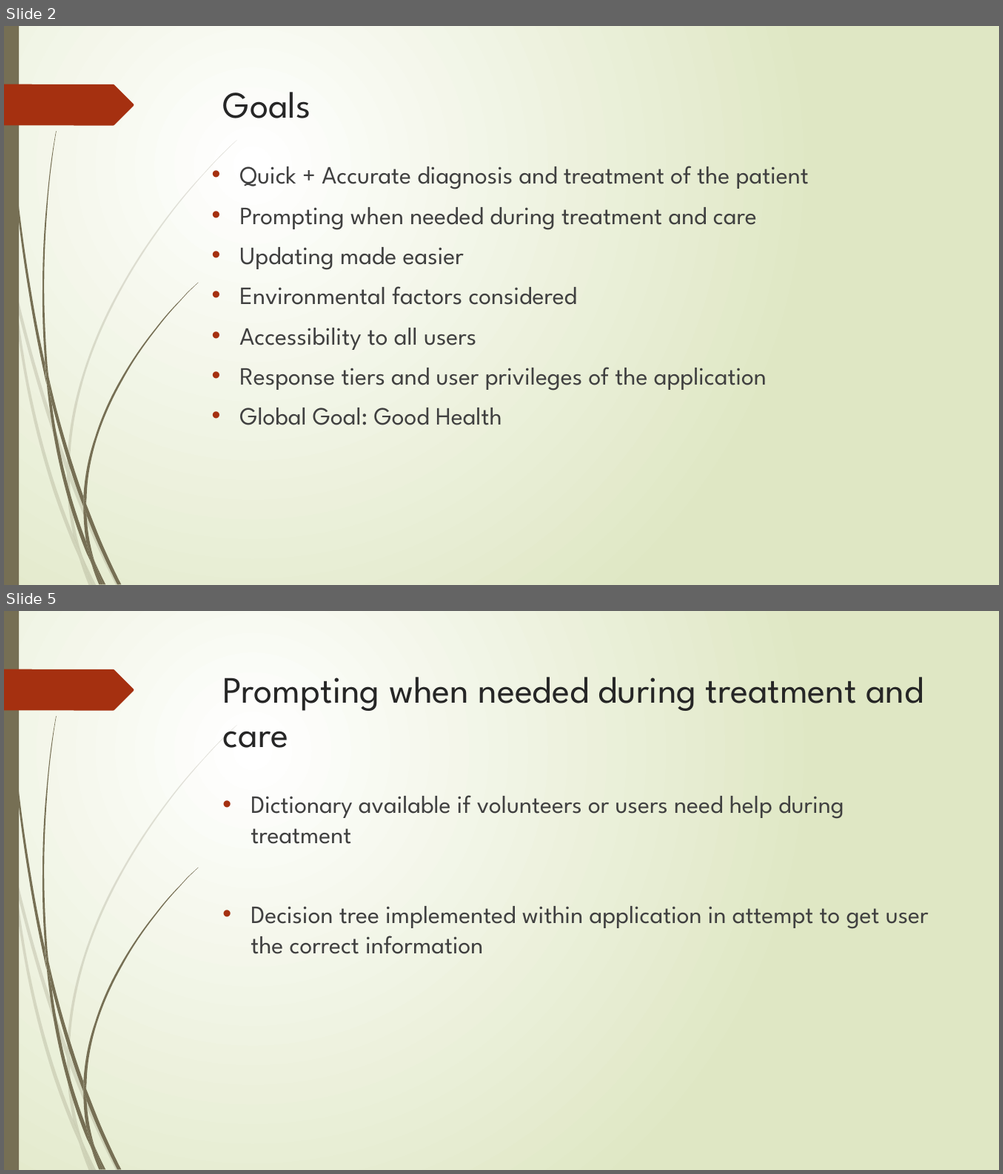
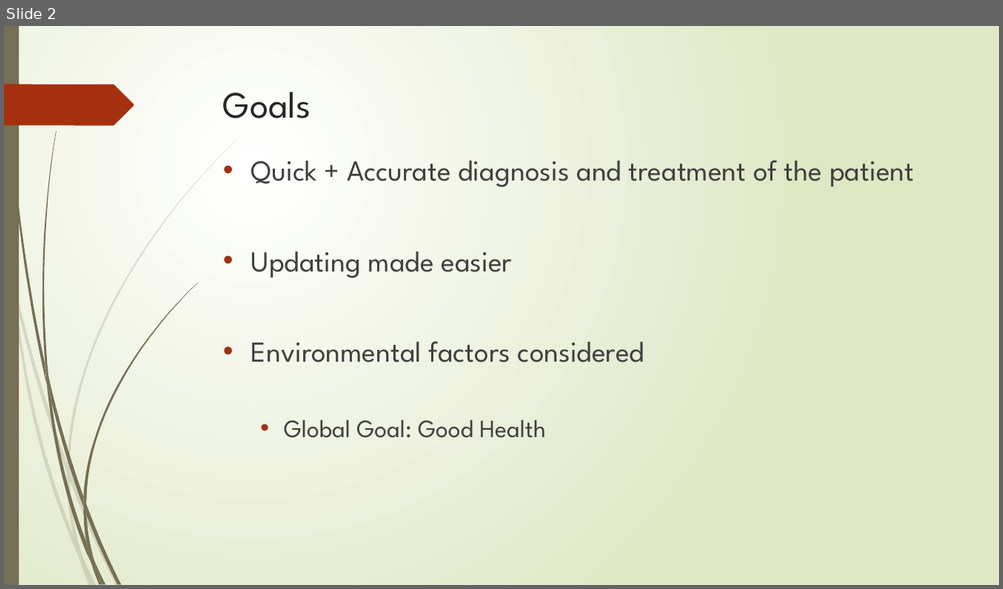
Before and after one commit to bournemouth17/team-5, a slide deck: RNLI.pptx. Shown one above the other, each under a label of ours: slides 2 and 5 before the commit, slide 2 after it; the slides between them are not shown. The pictures are 1003x1174 and 1003x589 pixels, drawn with LibreOffice and Linux fonts; fonts in the diff are those of the drawing. Boxes give left, top, right and bottom in pixels: in the first picture for what was removed or moved away, otherwise in the second. Text is boxed around its words. In the diff, an @@ line names an element or a change of style, - is before the commit and + after.

```diff
--- a/RNLI.pptx
+++ b/RNLI.pptx
@@ slide 5 removed at (x1=4, y1=611, x2=999, y2=1170), background gradient #FFFFFF to #DFE8C4; not listed: 24 template elements that a slide beside it also shows @@
@@ title removed at (x1=223, y1=677, x2=923, y2=748) @@
-Prompting when needed during treatment and care
@@ text removed at (x1=250, y1=795, x2=928, y2=954) @@
-• Dictionary available if volunteers or users need help during treatment
-• Decision tree implemented within application in attempt to get user the correct information
@@ slide 2 changed as well @@
@@ text "Quick + Accurate diagnosis and ..." moved from (x1=239, y1=166, x2=808, y2=426) to (x1=251, y1=160, x2=913, y2=438) @@
@@ text "Quick + Accurate diagnosis and ..." at (x1=251, y1=160, x2=913, y2=438): size 24 to 28 pt in "Quick + Accurate diagnosis and treatment of ...", "Updating made easier", "Environmental factors considered"; list level 1 to 2 in "Global Goal: Good Health" @@
@@ text at (x1=239, y1=207, x2=757, y2=230): paragraph removed @@
-• Prompting when needed during treatment and care
@@ text at (x1=239, y1=328, x2=766, y2=391): paragraphs removed @@
-• Accessibility to all users
-• Response tiers and user privileges of the application
```
Also in this commit, not shown: 4 other slides changed, 2 slides added, 7 other slides removed.
